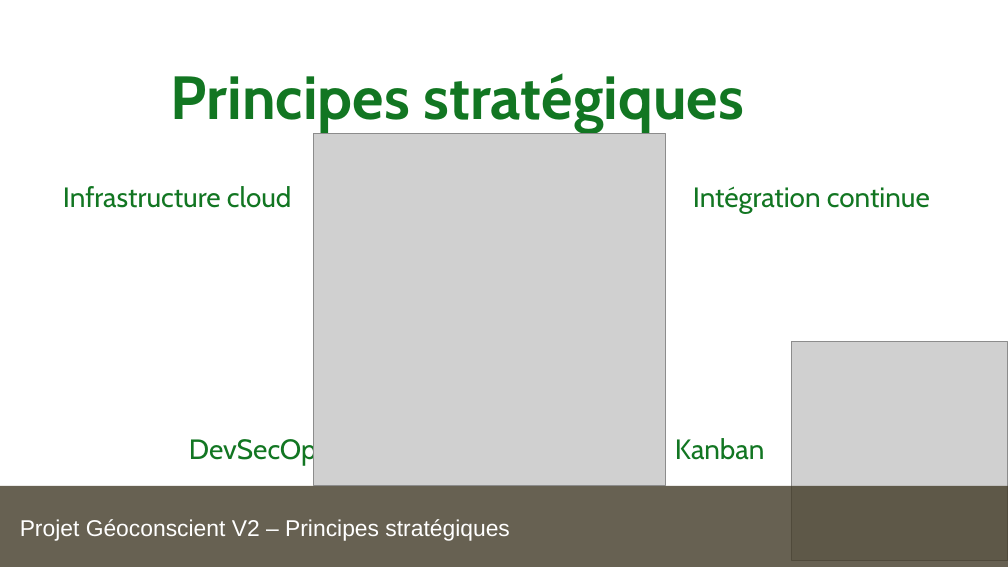
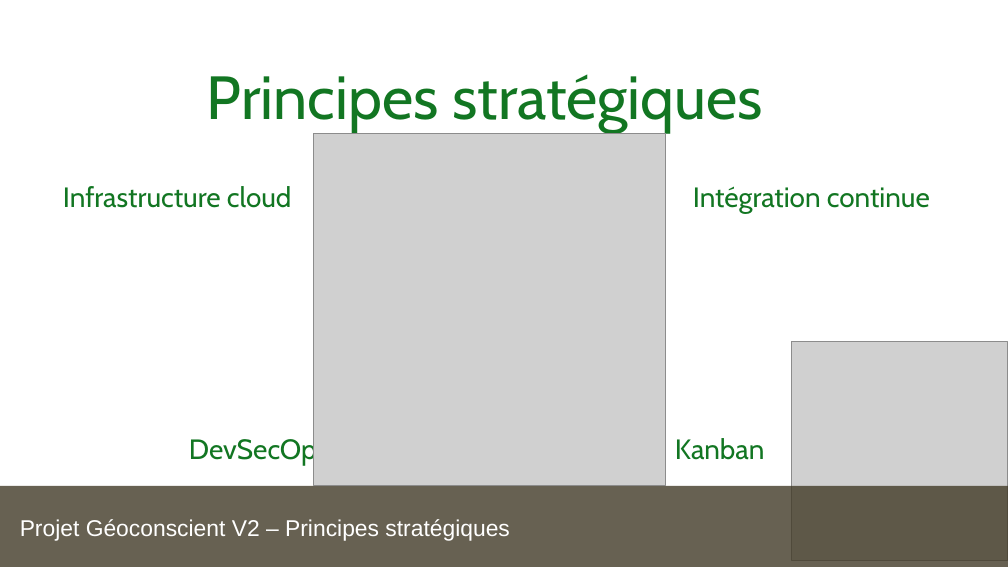
Before and after one commit to etcomment/OCR_f00sus_, a slide deck: slide 7 of presentation.odp. Drawn at 1008x567 pixels with LibreOffice and Linux fonts; fonts in the diff are those of the drawing; grey boxes stand for pictures. Boxes give left, top, right and bottom in pixels: in the first picture for what was removed or moved away, otherwise in the second. Text is boxed around its words. In the diff, an @@ line names an element or a change of style, - is before the commit and + after.

```diff
--- a/presentation.odp
+++ b/presentation.odp
@@ text "Principes stratégiques": place and size @@
-text "Principes stratégiques" at [171, 73, 744, 133]
+text "Principes stratégiques" at [207, 74, 764, 133]
@@ text "Principes stratégiques" at [207, 74, 764, 133]: bold off @@
```
Also in this commit, not shown: 6 other slides changed.
